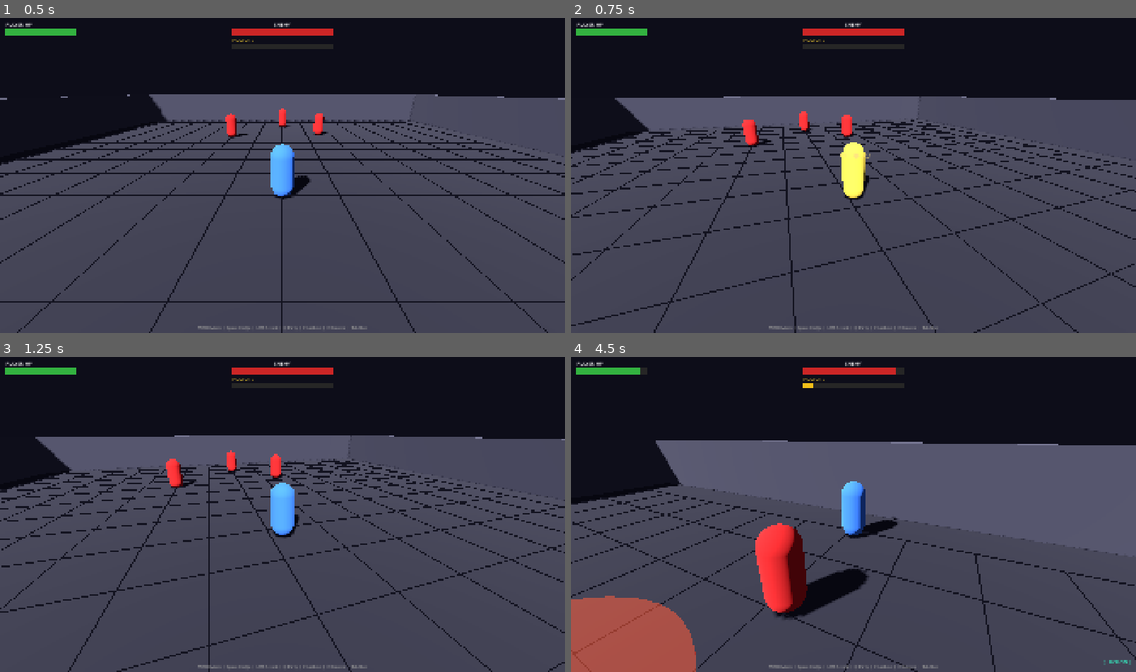
Above: before the commit, frames 1-4 (two rows, left to right).
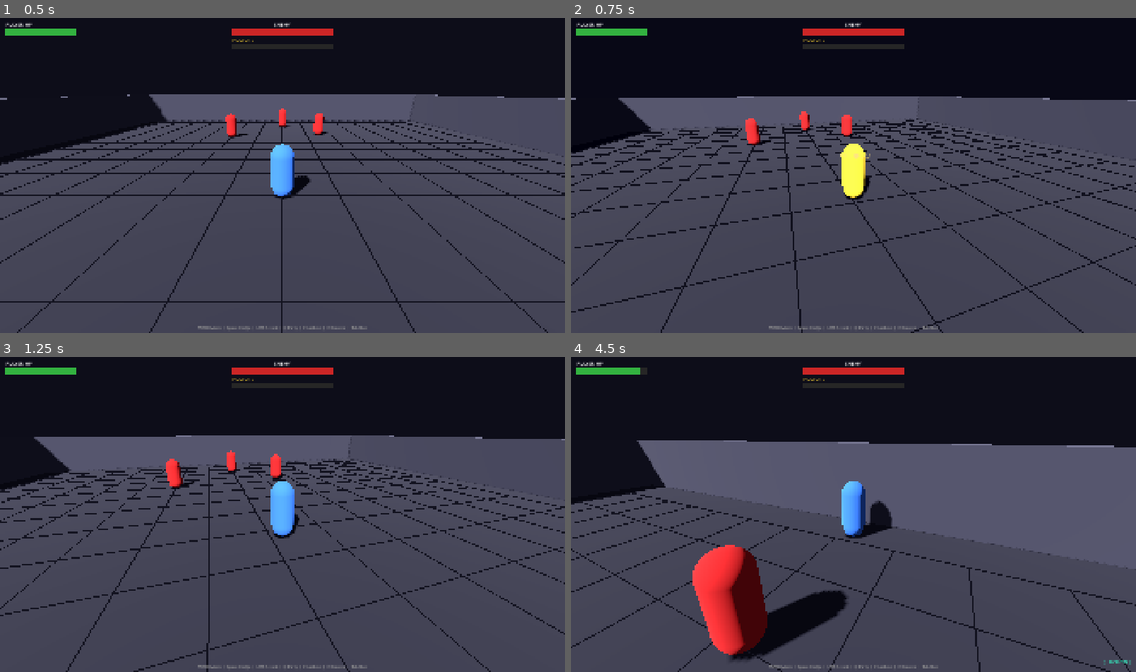
Above: after the commit, the same moments.

Repository: Infernusdrake/Prismatic-templar
Game: Godot game, scene res://Arena.tscn
Two runs of this game, one before a commit and one after it. Both use one fixed random seed, a clock stepped at 60 frames per second and the inputs below.
Inputs (mouse positions are in pixels of both pictures, inside the frame that each line leads up to):
- Up to frame 1 (0.5 s): no input
- Up to frame 2 (0.75 s): tap Enter at 0.5 s; move the mouse to (881, 172) at 0.52 s; hold W (move_forward) from 0.53 s (still down); tap Z (planning_mode, bound only after the commit) at 0.6 s; click (881, 172) at 0.67 s
- Up to frame 3 (1.25 s): keep holding W (move_forward); tap Tab (planning_mode, bound only before the commit) at 0.8 s
- Up to frame 4 (4.5 s): keep holding W (move_forward); move the mouse to (825, 514) at 1.27 s; tap Tab (planning_mode, bound only before the commit) at 1.35, 2.3, 3.8 s; tap Z (planning_mode, bound only after the commit) at 1.55, 3.05 s; move the mouse to (864, 508) at 2.02 s; click (864, 508) at 2.1 s; move the mouse to (847, 517) at 2.77 s; tap Space (dodge) at 2.85 s; click (847, 517) at 2.92 s; move the mouse to (893, 517) at 3.52 s; tap E (execute) at 3.6 s; move the mouse to (808, 508) at 4.27 s; tap F (lock_on) at 4.35 s

Frame 1 is identical in both runs. In frame 2, 7.6% of the frame differs, in the area x 0-100%, y 24-100%; in frame 3, 4.4%; in frame 4, 16%, in the area x 0-100%, y 3-100%.
Error before the commit: Out of bounds get index '0' (on base: 'Array') (res://PlanningMode.gd:196)

Commit message:
update with new gitfs

Diff:
--- a/godot/Arena.gd
+++ b/godot/Arena.gd
@@ -38,7 +38,7 @@
 		"execute":       KEY_E,
 		"parry":         KEY_Q,
 		"restart":       KEY_R,
-		"planning_mode": KEY_TAB,
+		"planning_mode": KEY_Z,
 	}
 	for name in key_actions:
 		if not InputMap.has_action(name):
--- a/godot/PlanningMode.gd
+++ b/godot/PlanningMode.gd
@@ -35,9 +35,10 @@
 	_enemies = enemies
 	_cam_rig = cam_rig
 	_env     = env
+	_build_overlay()
 
 func _ready() -> void:
-	_build_overlay()
+	pass
 
 # ─────────────────────────────────────────────────────────────────────────────
 #  Overlay construction
@@ -78,7 +79,7 @@
 	style.border_width_top    = 2
 	style.border_width_bottom = 2
 	var border_col := Color(1.0, 0.85, 0.10) if enemy.is_elite \
-	                  else Color(0.78, 0.78, 0.88)
+					  else Color(0.78, 0.78, 0.88)
 	style.border_color    = border_col
 	style.corner_radius_top_left     = 4
 	style.corner_radius_top_right    = 4
@@ -204,7 +205,7 @@
 		_cards[i].global_position = screen_pt - _cards[i].size * 0.5
 		# Refresh mark glyph
 		var e_mark: int = e.mark_index
-		_card_marks[i].text = MARK_GLYPHS[e_mark - 1] if e_mark >= 1 else ""
+		_card_marks[i].text = MARK_GLYPHS[e_mark - 1] if e_mark >= 1 and e_mark <= MAX_MARKS else ""
 
 # ─────────────────────────────────────────────────────────────────────────────
 #  Activate / Deactivate
Not shown, added: godot/Assets/Characters/Knight_Golden_Male.gltf
Not shown, added: godot/Assets/Characters/Knight_Golden_Male.gltf.import
Not shown, added: godot/Assets/Characters/Ninja_Male_Hair.gltf
Not shown, added: godot/Assets/Characters/Ninja_Male_Hair.gltf.import
